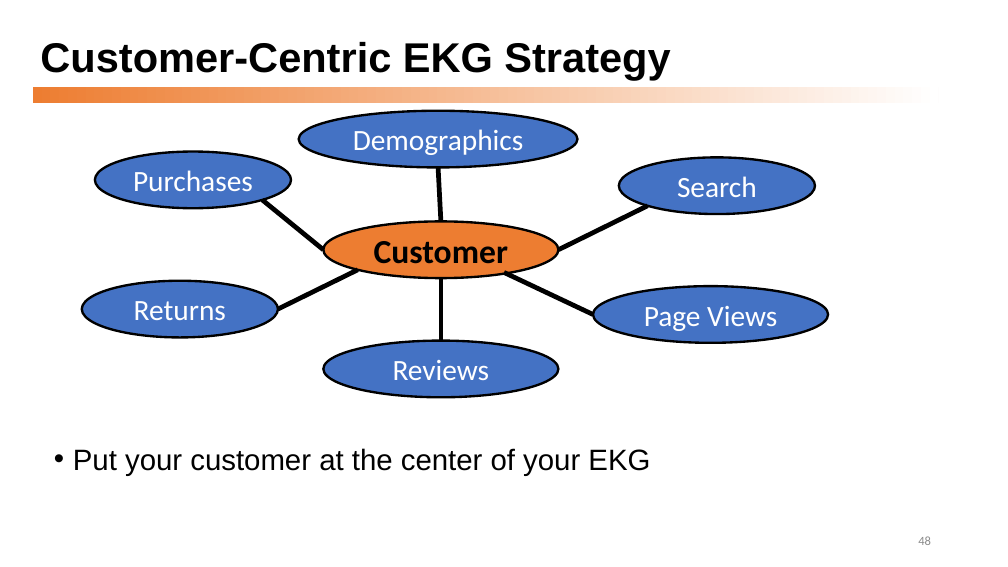
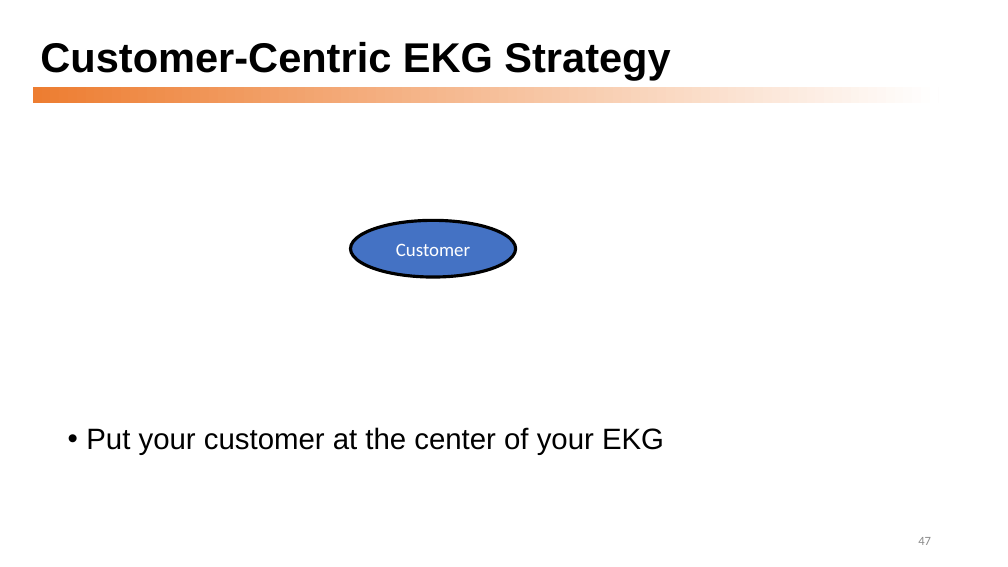
Before and after one commit to dmccreary/graph-systems-thinking, a slide deck: slide 47 of presentations/Graph-Systems-Thinking-Half-Day-Workshop.pptx (slide 48 before the commit). Drawn at 1008x567 pixels with LibreOffice and Linux fonts; fonts in the diff are those of the drawing. Boxes give left, top, right and bottom in pixels: in the first picture for what was removed or moved away, otherwise in the second. Text is boxed around its words. In the diff, an @@ line names an element or a change of style, - is before the commit and + after.

```diff
--- a/presentations/Graph-Systems-Thinking-Half-Day-Workshop.pptx
+++ b/presentations/Graph-Systems-Thinking-Half-Day-Workshop.pptx
@@ ellipse removed at (299, 110, 578, 167) @@
-Demographics
@@ ellipse removed at (95, 151, 291, 208) @@
-Purchases
@@ line removed from (439, 167) to (441, 222) @@
@@ ellipse removed at (619, 157, 815, 214) @@
-Search
@@ line removed from (262, 200) to (324, 250) @@
@@ line removed from (559, 250) to (648, 206) @@
@@ ellipse "Customer": place and size @@
-ellipse "Customer" at (324, 222, 559, 278)
+ellipse "Customer" at (351, 220, 516, 277)
@@ ellipse "Customer" at (351, 220, 516, 277): size 32 to 18 pt, text colour #000000 to #FFFFFF, bold off; fill #ED7D31 to #4472C4; outline #000000 2.25 pt to #000000 3 pt @@
@@ ellipse removed at (82, 281, 278, 337) @@
-Returns
@@ line removed from (278, 309) to (358, 270) @@
@@ line removed from (441, 278) to (441, 341) @@
@@ line removed from (504, 272) to (593, 315) @@
@@ ellipse removed at (593, 287, 828, 343) @@
-Page Views
@@ ellipse removed at (324, 341, 559, 398) @@
-Reviews
@@ text "Put your customer at the ...": place and size @@
-text "Put your customer at the ..." at (73, 448, 650, 475)
+text "Put your customer at the ..." at (86, 427, 664, 455)
@@ page number at (918, 537, 931, 545): text changed @@
-48
+47
```
Also in this commit, not shown: 5 other slides changed, 1 slide added, 3 slides removed, 6 other files.
